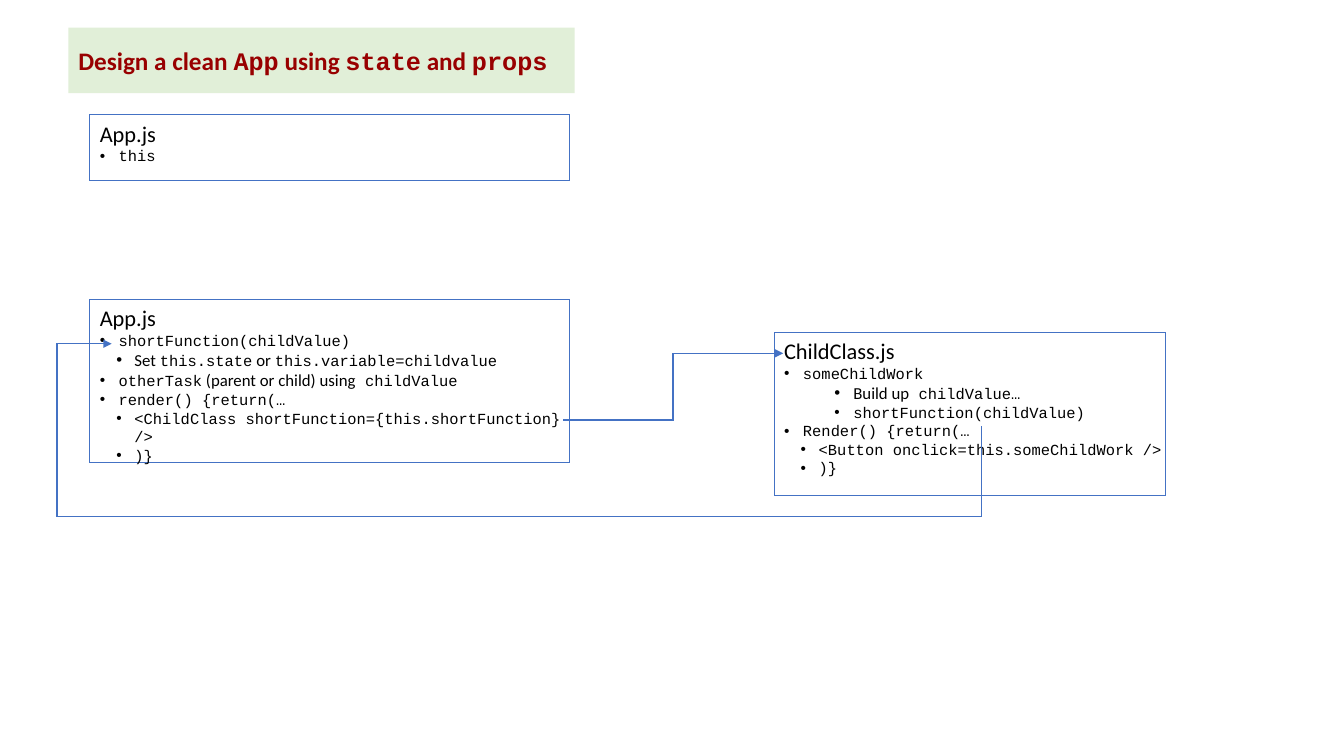
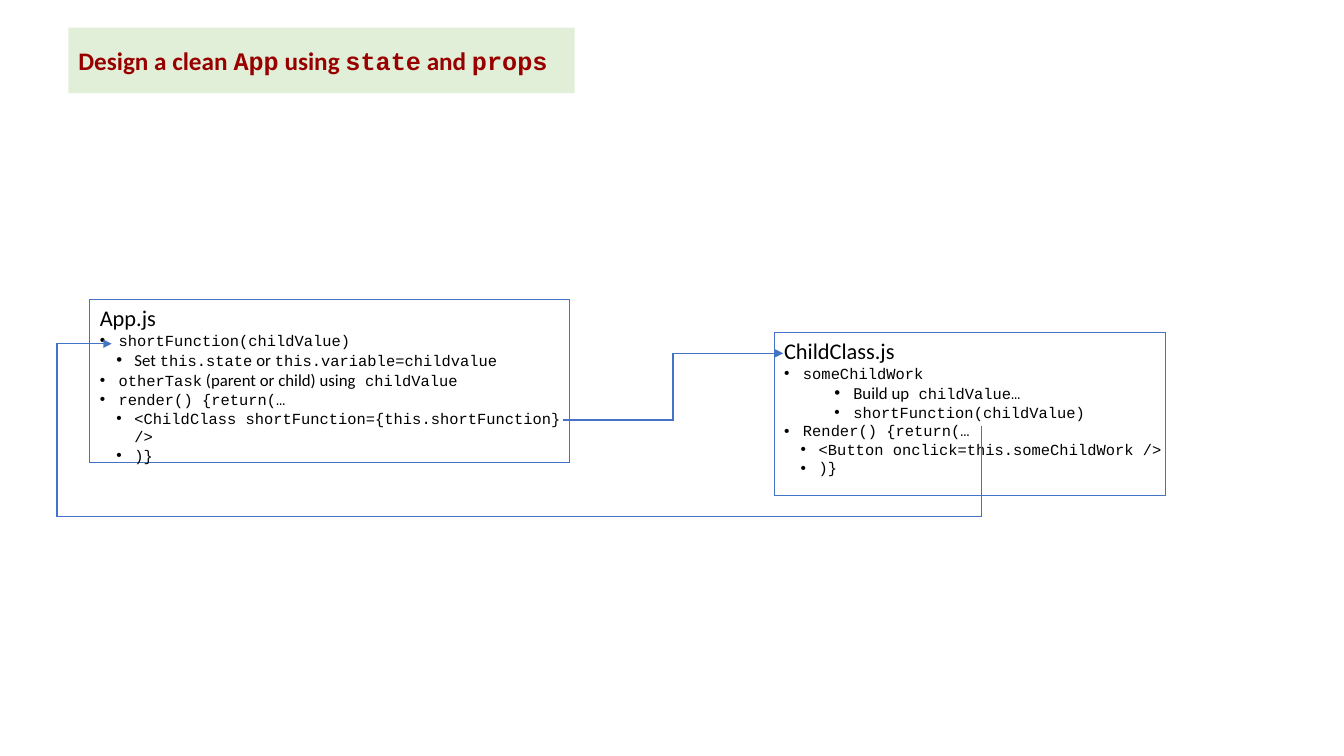
Before and after one commit to kvutien/Project-Machu-Picchu-2020, a slide deck: slide 3 of Pepito/Final Project Design.pptx (slide 10 before the commit). Drawn at 1344x756 pixels with LibreOffice and Linux fonts; fonts in the diff are those of the drawing. Boxes give left, top, right and bottom in pixels: in the first picture for what was removed or moved away, otherwise in the second. Text is boxed around its words. In the diff, an @@ line names an element or a change of style, - is before the commit and + after.

```diff
--- a/Pepito/Final Project Design.pptx
+++ b/Pepito/Final Project Design.pptx
@@ rectangle removed at [90,115,570,180] @@
-App.js
-• this
```
Also in this commit, not shown: 8 other slides changed, 3 other files.
